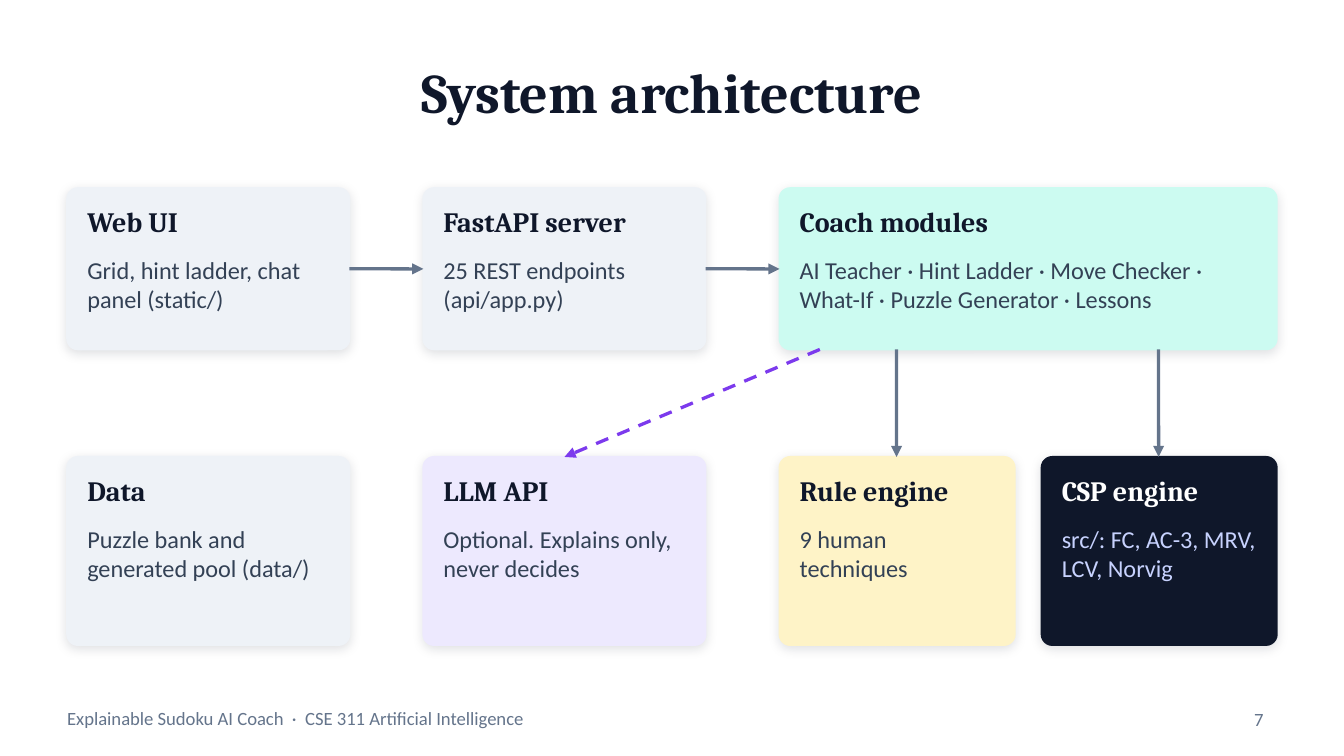
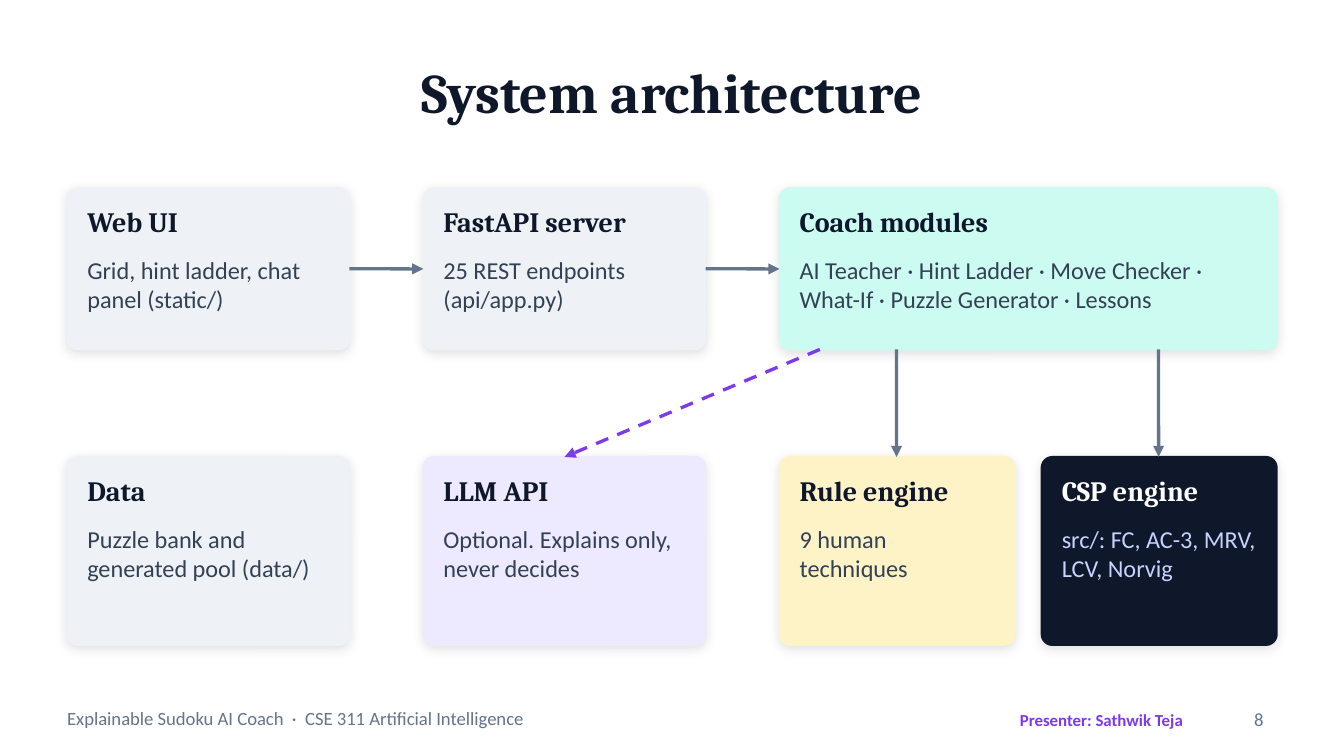
Before and after one commit to tejaes7/Sudoku-Sensei, a slide deck: slide 8 of Sudoku_AI_Coach_Presentation.pptx (slide 7 before the commit). Drawn at 1344x756 pixels with LibreOffice and Linux fonts; fonts in the diff are those of the drawing. Boxes give left, top, right and bottom in pixels: in the first picture for what was removed or moved away, otherwise in the second. Text is boxed around its words. In the diff, an @@ line names an element or a change of style, - is before the commit and + after.

```diff
--- a/Sudoku_AI_Coach_Presentation.pptx
+++ b/Sudoku_AI_Coach_Presentation.pptx
@@ text added at (1020,714,1183,729), 9 pt, text #7C3AED, bold @@
+Presenter: Sathwik Teja
@@ page number at (1254,713,1263,726): text changed @@
-7
+8
```
Also in this commit, not shown: 11 other slides changed, 3 slides added, 3 slides removed, 1 other file.
